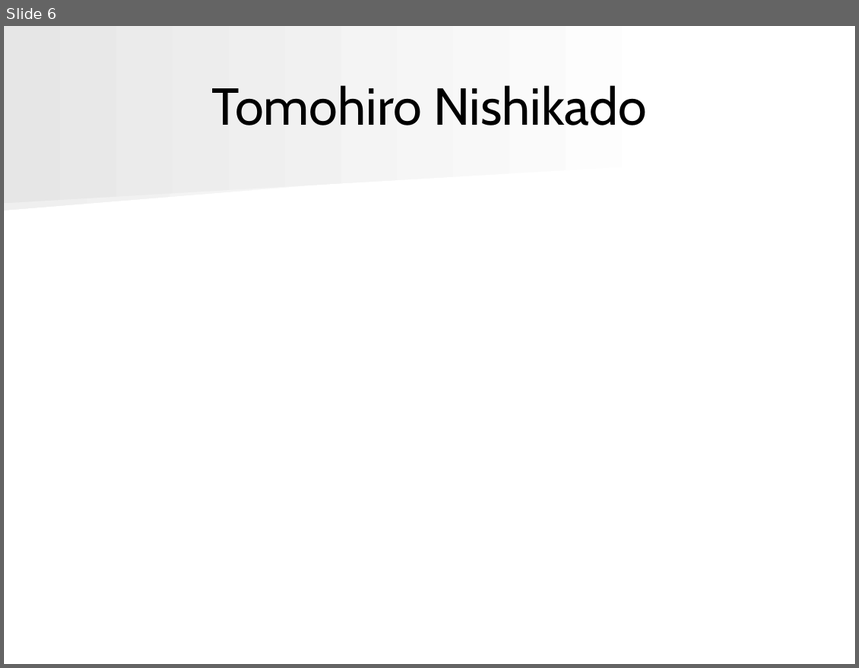
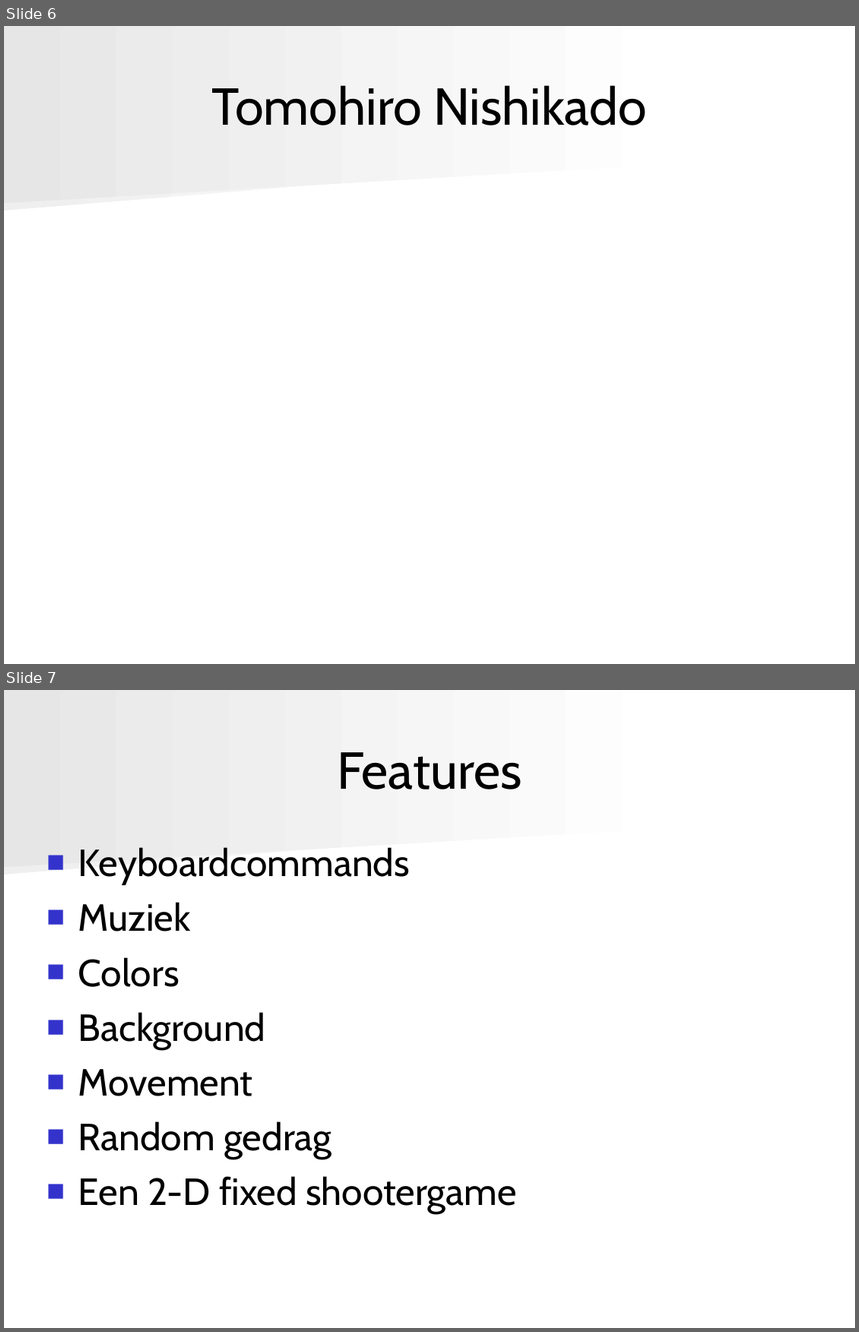
Before and after one commit to angryzor/space_invaders_8086, a slide deck: Presentatie.ppt. Shown one above the other, each under a label of ours: slide 6 before the commit, slides 6 and 7 after it. The pictures are 859x668 and 859x1332 pixels, drawn with LibreOffice and Linux fonts; fonts in the diff are those of the drawing. Boxes give left, top, right and bottom in pixels: in the first picture for what was removed or moved away, otherwise in the second. Text is boxed around its words. In the diff, an @@ line names an element or a change of style, - is before the commit and + after.

```diff
--- a/Presentatie.ppt
+++ b/Presentatie.ppt
@@ slide 7 added at (4,690,855,1328), background #FFFFFF; not listed: 2 template elements that a slide beside it also shows @@
@@ title added at (337,752,522,790), 44 pt, text #000000 @@
+Features
@@ text added at (78,847,517,1214), 32 pt, text #000000 @@
+■ Keyboardcommands
+■ Muziek
+■ Colors
+■ Background
+■ Movement
+■ Random gedrag
+■ Een 2-D fixed shootergame
```
Also in this commit, not shown: 13 slides changed, 1 slide removed.
